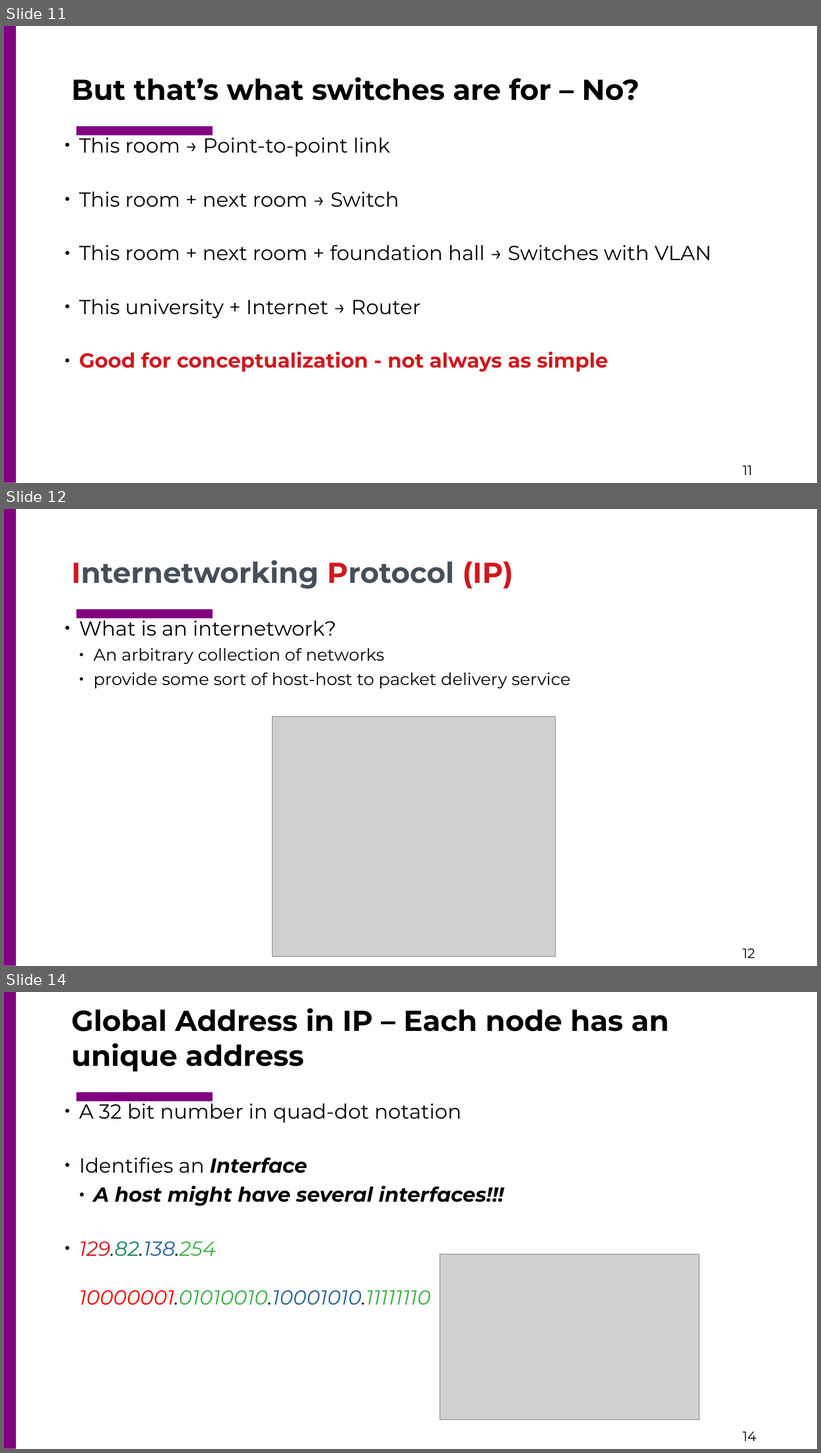
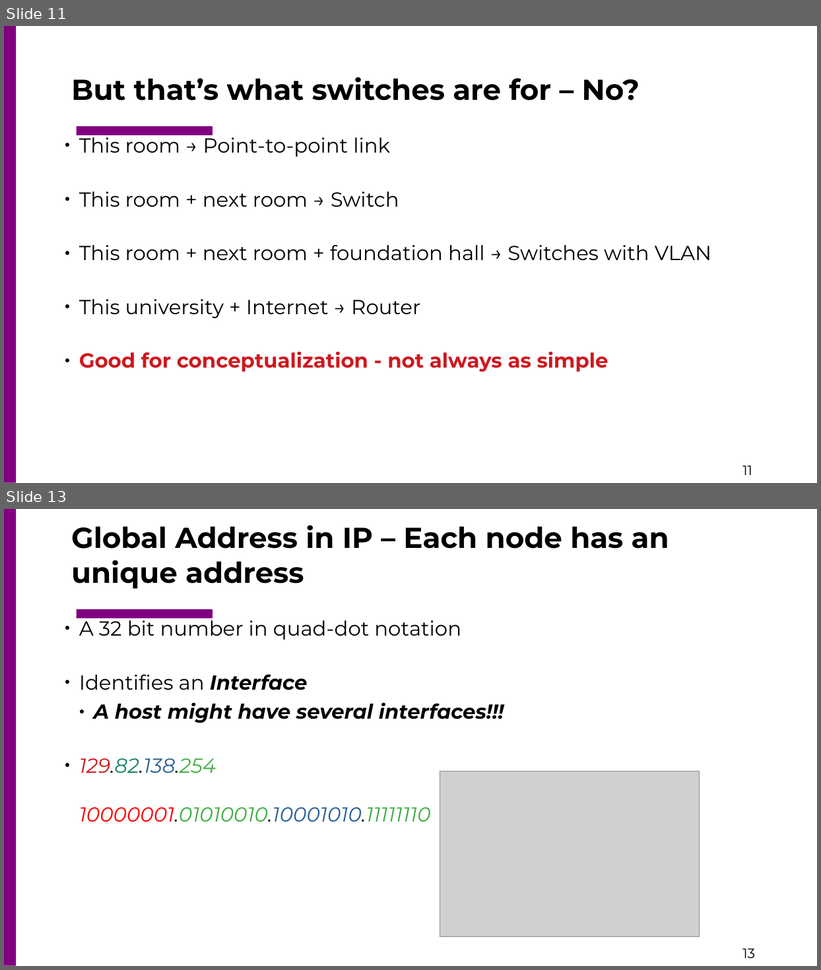
Before and after one commit to csc4200/csc4200.github.io, a slide deck: docs/lectures_source/class_slides-10.odp. Shown one above the other, each under a label of ours: slides 11, 12 and 14 before the commit, slides 11 and 13 after it; the slides between them are not shown. The pictures are 821x1453 and 821x970 pixels, drawn with LibreOffice and Linux fonts; fonts in the diff are those of the drawing; grey boxes stand for pictures. Boxes give left, top, right and bottom in pixels: in the first picture for what was removed or moved away, otherwise in the second. Text is boxed around its words. In the diff, an @@ line names an element or a change of style, - is before the commit and + after.

```diff
--- a/docs/lectures_source/class_slides-10.odp
+++ b/docs/lectures_source/class_slides-10.odp
@@ slide 12 removed at (4,509,817,966), background #FFFFFF; not listed: 3 template elements that a slide beside it also shows @@
@@ text removed at (71,560,514,589) @@
-Internetworking Protocol (IP)
@@ text removed at (79,616,570,689) @@
-    ● What is an internetwork?
-      ● An arbitrary collection of networks
-      ● provide some sort of host-host to packet delivery service
@@ picture removed at (273,716,556,957) @@
@@ what was slide 14 is now slide 13 @@
@@ page number at (743,949,755,958): text changed @@
-14
+13
```
Also in this commit, not shown: 2 slides changed, 1 slide added, 1 other slide removed, 11 other files.
